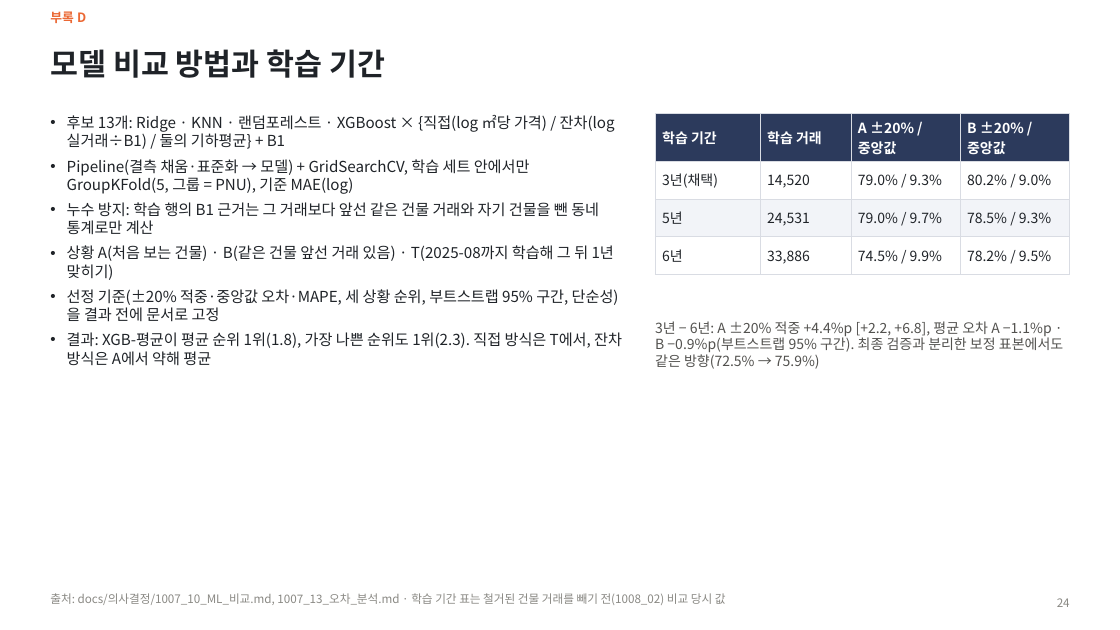
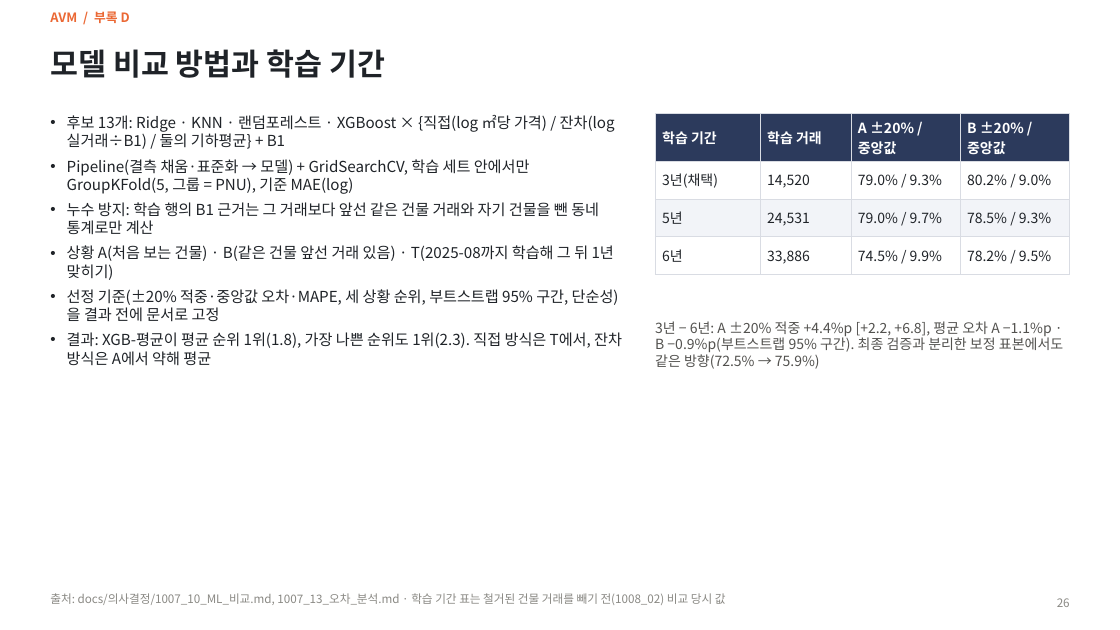
Before and after one commit to KimInSeok-DA/DA_Seoul_Villa_AVM, a slide deck: slide 26 of presentation/AVM_발표.pptx (slide 24 before the commit). Drawn at 1120x630 pixels with LibreOffice and Linux fonts; fonts in the diff are those of the drawing. Boxes give left, top, right and bottom in pixels: in the first picture for what was removed or moved away, otherwise in the second. Text is boxed around its words. In the diff, an @@ line names an element or a change of style, - is before the commit and + after.

```diff
--- a/presentation/AVM_발표.pptx
+++ b/presentation/AVM_발표.pptx
@@ text at [50, 11, 130, 23]: text changed @@
-부록 D
+AVM / 부록 D
@@ page number at [1057, 598, 1070, 607]: text changed @@
-24
+26
```
Also in this commit, not shown: 24 other slides changed, 2 slides added, 9 other files.
